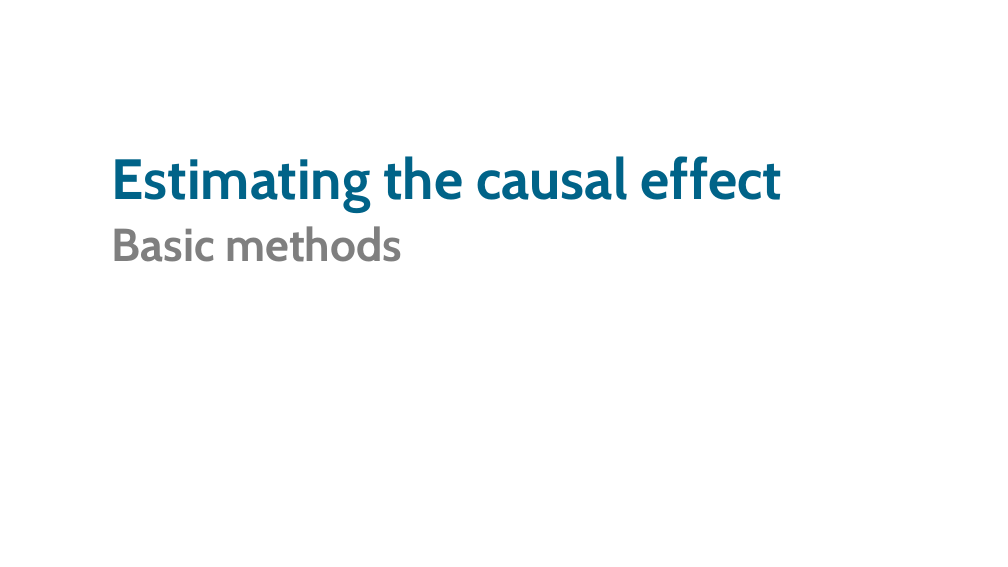
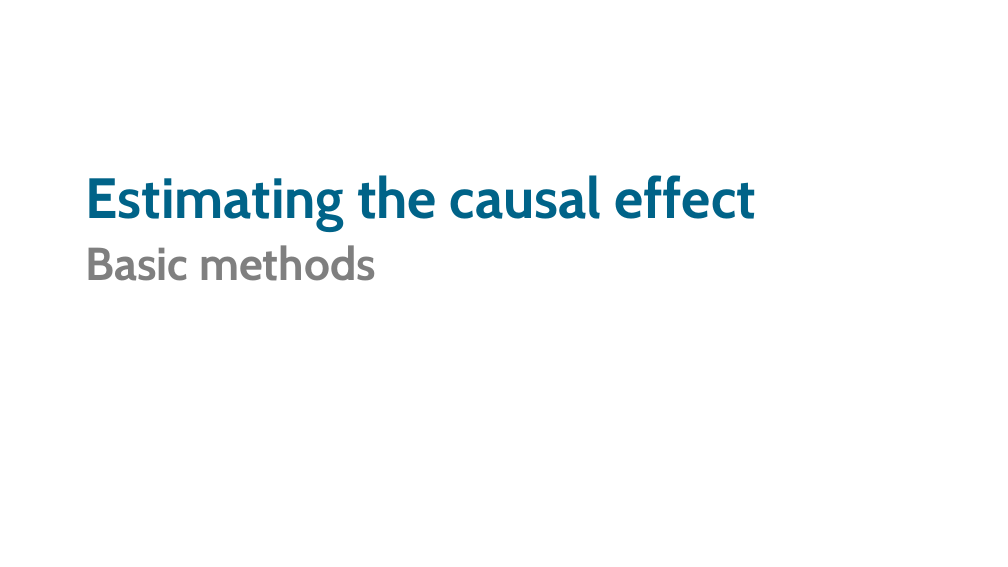
Before and after one commit to sodascience/workshop_causal_impact_assessment, a slide deck: slide 43 of lectures/01_introduction/intro_1.pptx. Drawn at 1008x567 pixels with LibreOffice and Linux fonts; fonts in the diff are those of the drawing. Boxes give left, top, right and bottom in pixels: in the first picture for what was removed or moved away, otherwise in the second. Text is boxed around its words. In the diff, an @@ line names an element or a change of style, - is before the commit and + after.

Commit message:
causal impact and ITS cleaned

```diff
--- a/lectures/01_introduction/intro_1.pptx
+++ b/lectures/01_introduction/intro_1.pptx
@@ text "Estimating the causal effect": place and size @@
-text "Estimating the causal effect" at [112,156,783,212]
+text "Estimating the causal effect" at [85,175,756,230]
@@ text "Basic methods": place and size @@
-text "Basic methods" at [112,226,402,262]
+text "Basic methods" at [85,245,376,281]
```
Also in this commit, not shown: 2 other slides changed, 3 other files.
